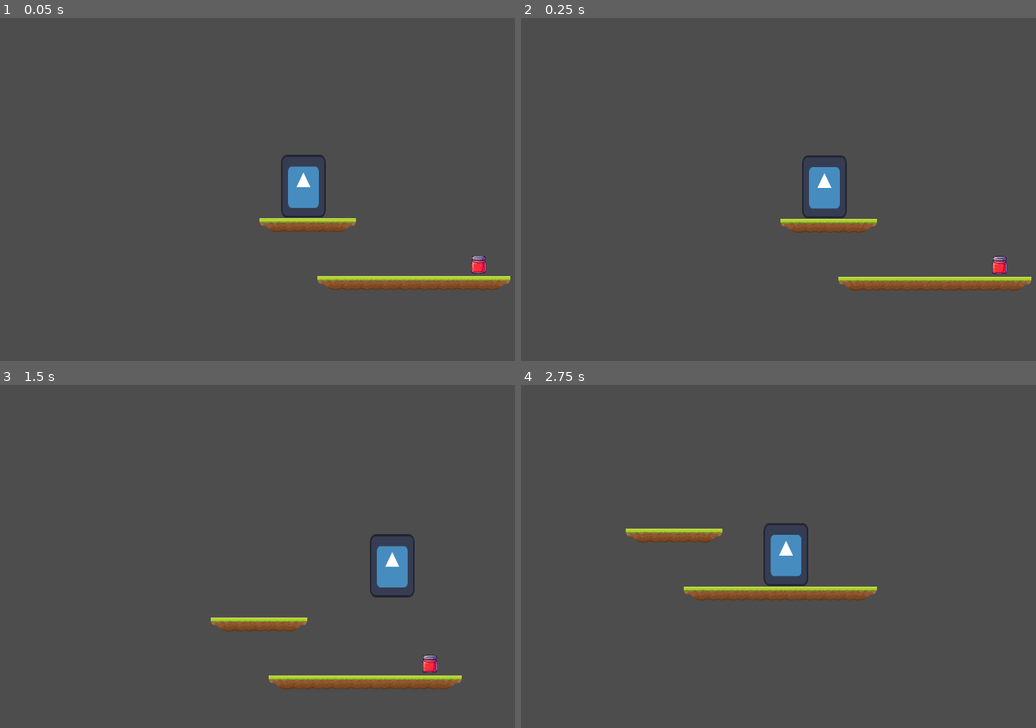
Above: before the commit, frames 1-4 (two rows, left to right).
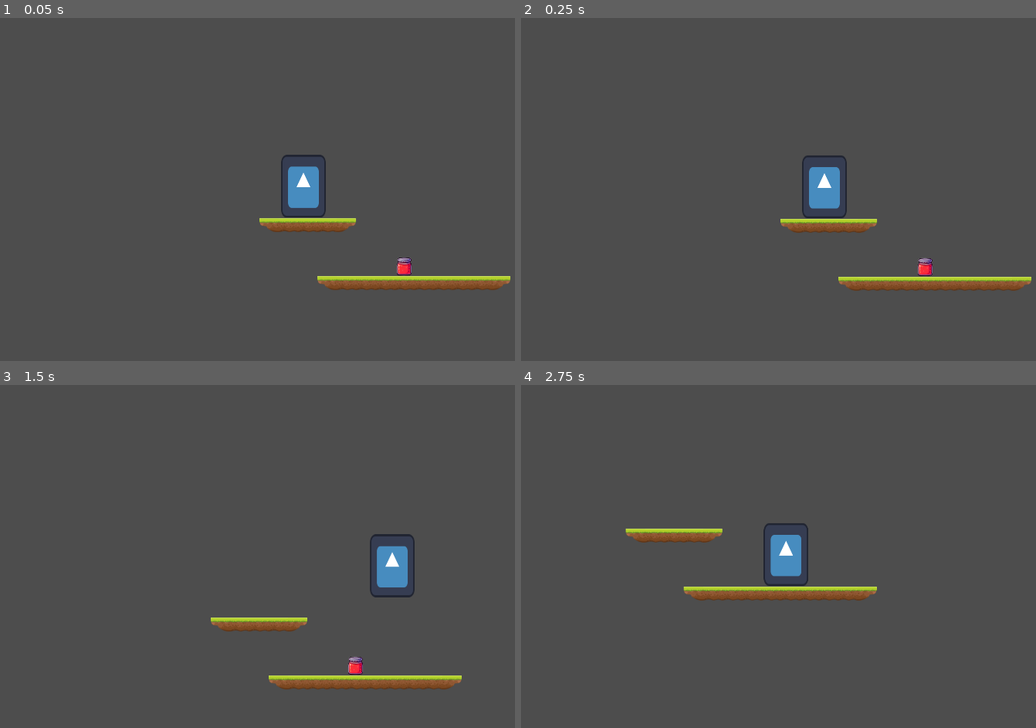
Above: after the commit, the same moments.

Repository: Alliance-of-Numpties/terry-toastington
Game: Godot game, scene res://scenes/main.tscn
Two runs of this game, one before a commit and one after it. Both use one fixed random seed, a clock stepped at 60 frames per second and the inputs below. The engine's default icon, where the game draws it, is replaced by a stand-in: a white triangle on a blue panel in a dark square.
Inputs:
- Up to frame 1 (0.05 s): no input
- Up to frame 2 (0.25 s): no input
- Up to frame 3 (1.5 s): hold D (right) from 0.53 s (still down); tap Space (jump) at 0.77 s
- Up to frame 4 (2.75 s): tap Space (jump) at 1.52 s; release D (right) at 2.03 s; hold A (left) from 2.03 s (still down)

The runs differ from the first frame. In frame 1, 0.3% of the frame differs, in the area x 77-95%, y 69-75%; in frame 2, 0.3%; in frame 3, 0.3%; in frame 4, nothing differs.

Commit message:
Add jam to tile set

Diff:
--- a/project.godot
+++ b/project.godot
@@ -39,3 +39,8 @@
 "events": [Object(InputEventKey,"resource_local_to_scene":false,"resource_name":"","device":-1,"window_id":0,"alt_pressed":false,"shift_pressed":false,"ctrl_pressed":false,"meta_pressed":false,"pressed":false,"keycode":0,"physical_keycode":32,"key_label":0,"unicode":32,"echo":false,"script":null)
 ]
 }
+
+[layer_names]
+
+2d_physics/layer_1="World"
+2d_physics/layer_2="Player"
--- /dev/null
+++ b/scenes/finish.tscn
@@ -0,0 +1,12 @@
+[gd_scene load_steps=2 format=3 uid="uid://0yltpsdcs2dg"]
+
+[ext_resource type="Texture2D" uid="uid://cgcdnlurqo8ge" path="res://Tile.svg" id="1_14lc3"]
+
+[node name="Finish" type="Area2D"]
+
+[node name="Sprite2D" type="Sprite2D" parent="."]
+texture = ExtResource("1_14lc3")
+region_enabled = true
+region_rect = Rect2(259, 5, 30, 30)
+
+[node name="CollisionShape2D" type="CollisionShape2D" parent="."]
--- a/scenes/jam.tscn
+++ b/scenes/jam.tscn
@@ -6,6 +6,8 @@
 [sub_resource type="RectangleShape2D" id="RectangleShape2D_2njnp"]
 
 [node name="Item" type="Area2D"]
+collision_layer = 0
+collision_mask = 2
 script = ExtResource("1_bnpcb")
 
 [node name="CollisionShape2D" type="CollisionShape2D" parent="."]
--- a/scenes/main.tscn
+++ b/scenes/main.tscn
@@ -1,12 +1,13 @@
-[gd_scene load_steps=4 format=3 uid="uid://doscg0l784buy"]
+[gd_scene load_steps=3 format=3 uid="uid://doscg0l784buy"]
 
 [ext_resource type="PackedScene" uid="uid://yamxyc1blu1w" path="res://scenes/player.tscn" id="1_srqt0"]
 [ext_resource type="TileSet" uid="uid://s6jr1v8akh6q" path="res://tiles.tres" id="2_wvi7v"]
-[ext_resource type="PackedScene" uid="uid://c2sjl2lumqg5o" path="res://scenes/jam.tscn" id="3_sdxo6"]
 
 [node name="Node2D" type="Node2D"]
 
 [node name="Player" parent="." instance=ExtResource("1_srqt0")]
+collision_layer = 3
+collision_mask = 3
 
 [node name="RemoteTransform2D" type="RemoteTransform2D" parent="Player"]
 remote_path = NodePath("../../Camera2D")
@@ -21,7 +22,6 @@
 [node name="World" type="TileMap" parent="."]
 tile_set = ExtResource("2_wvi7v")
 format = 2
-layer_0/tile_data = PackedInt32Array(524302, 196609, 3, 3276 …(218 unchanged characters)… , 3, 524294, 131073, 3, 524293, 65537, 3)
+layer_0/tile_data = PackedInt32Array(524302, 196609, 3, 3276 …(218 unchanged characters)… , 3, 524294, 131073, 3, 524293, 65537, 3, 458761, 0, 65536)
 
-[node name="Jam" parent="." instance=ExtResource("3_sdxo6")]
-position = Vector2(534, 296)
+[connection signal="body_entered" from="World/Item" to="World/Item" method="_on_body_entered" flags=18]
--- a/tiles.tres
+++ b/tiles.tres
@@ -1,6 +1,11 @@
-[gd_resource type="TileSet" load_steps=3 format=3 uid="uid://s6jr1v8akh6q"]
+[gd_resource type="TileSet" load_steps=5 format=3 uid="uid://s6jr1v8akh6q"]
 
+[ext_resource type="PackedScene" uid="uid://c2sjl2lumqg5o" path="res://scenes/jam.tscn" id="1_7iir2"]
 [ext_resource type="Texture2D" uid="uid://cgcdnlurqo8ge" path="res://Tile.svg" id="1_cl5sa"]
+
+[sub_resource type="TileSetScenesCollectionSource" id="TileSetScenesCollectionSource_tex5w"]
+scenes/1/scene = ExtResource("1_7iir2")
+scenes/1/display_placeholder = ExtResource("1_7iir2")
 
 [sub_resource type="TileSetAtlasSource" id="TileSetAtlasSource_818o3"]
 texture = ExtResource("1_cl5sa")
@@ -81,3 +86,4 @@
 tile_size = Vector2i(40, 40)
 physics_layer_0/collision_layer = 1
 sources/1 = SubResource("TileSetAtlasSource_818o3")
+sources/0 = SubResource("TileSetScenesCollectionSource_tex5w")
